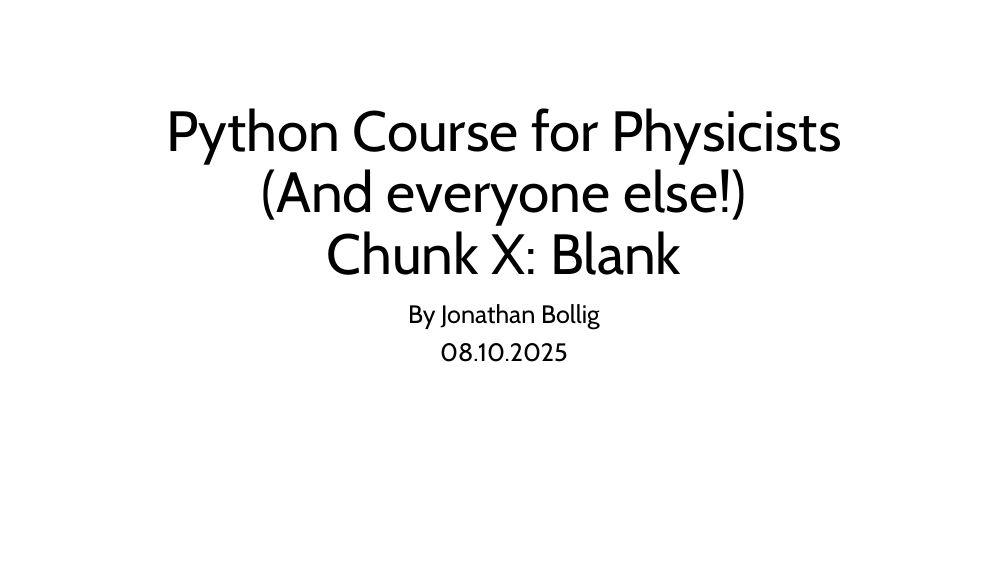
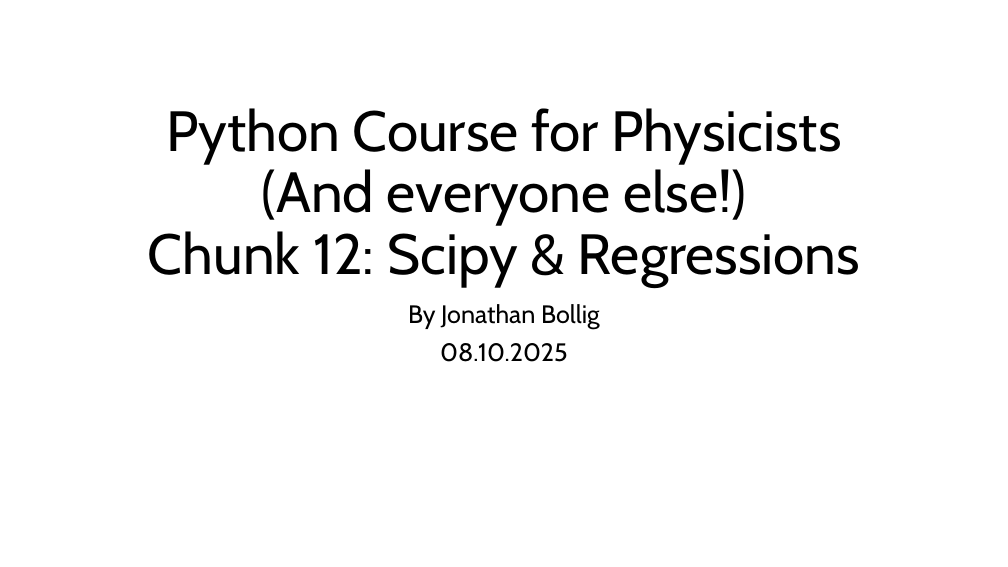
Before and after one commit to jonathanbollig/pycophy, a slide deck: slide 1 of Lecture Resources/Lecture Powerpoints/Chunk 12 - Scipy and Linear Regressions.pptx. Drawn at 1008x567 pixels with LibreOffice and Linux fonts; fonts in the diff are those of the drawing. Boxes give left, top, right and bottom in pixels: in the first picture for what was removed or moved away, otherwise in the second. Text is boxed around its words. In the diff, an @@ line names an element or a change of style, - is before the commit and + after.

Commit message:
live edtis and minor chunk edits

```diff
--- a/Lecture Resources/Lecture Powerpoints/Chunk 12 - Scipy and Linear Regressions.pptx
+++ b/Lecture Resources/Lecture Powerpoints/Chunk 12 - Scipy and Linear Regressions.pptx
@@ title at box(148, 108, 860, 286): text changed @@
-Python Course for Physicists
-(And everyone else!)
-Chunk X: Blank
+Python Course for Physicists
+(And everyone else!)
+Chunk 12: Scipy & Regressions
```
Also in this commit, not shown: 3 slides added, 4 other files.
